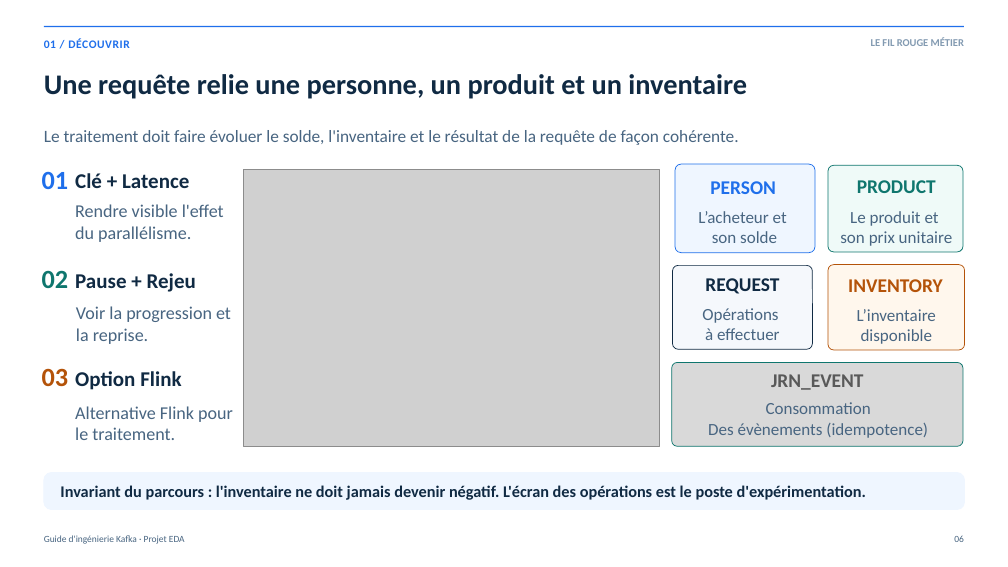
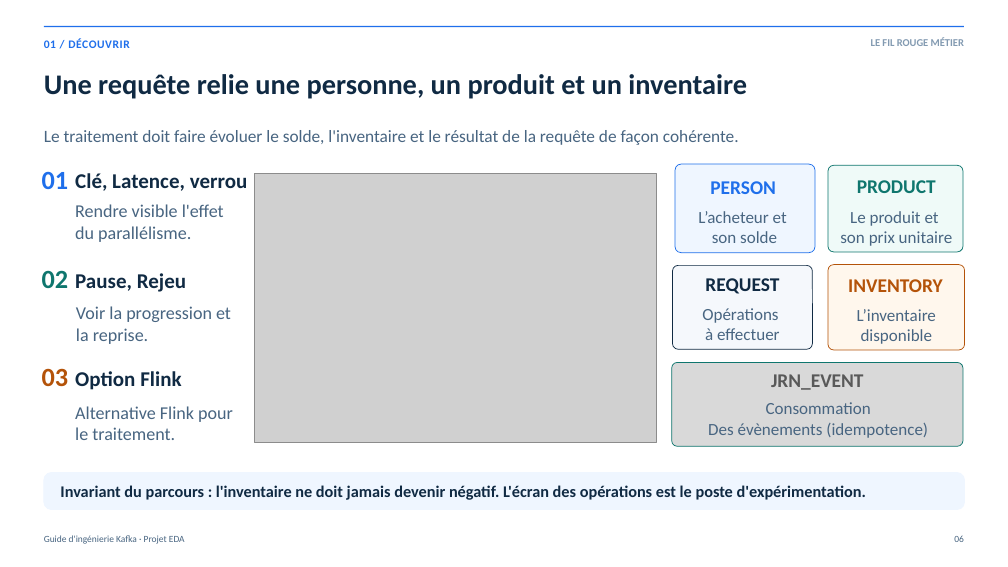
Before and after one commit to rdemers/org-rd-fullstack-springboot-eda, a slide deck: slide 6 of doc/presentation/org-rd-fullstack-springboot-eda-fr.pptx. Drawn at 1008x567 pixels with LibreOffice and Linux fonts; fonts in the diff are those of the drawing; grey boxes stand for pictures. Boxes give left, top, right and bottom in pixels: in the first picture for what was removed or moved away, otherwise in the second. Text is boxed around its words. In the diff, an @@ line names an element or a change of style, - is before the commit and + after.

```diff
--- a/doc/presentation/org-rd-fullstack-springboot-eda-fr.pptx
+++ b/doc/presentation/org-rd-fullstack-springboot-eda-fr.pptx
@@ text at bbox=[75, 173, 248, 191]: text changed @@
-Clé + Latence
+Clé, Latence, verrou
@@ picture: place and size @@
-picture at bbox=[243, 169, 660, 447]
+picture at bbox=[254, 173, 657, 442]
@@ text at bbox=[75, 273, 186, 292]: text changed @@
-Pause + Rejeu
+Pause, Rejeu
```
Also in this commit, not shown: 1 other slide changed, 6 other files.
